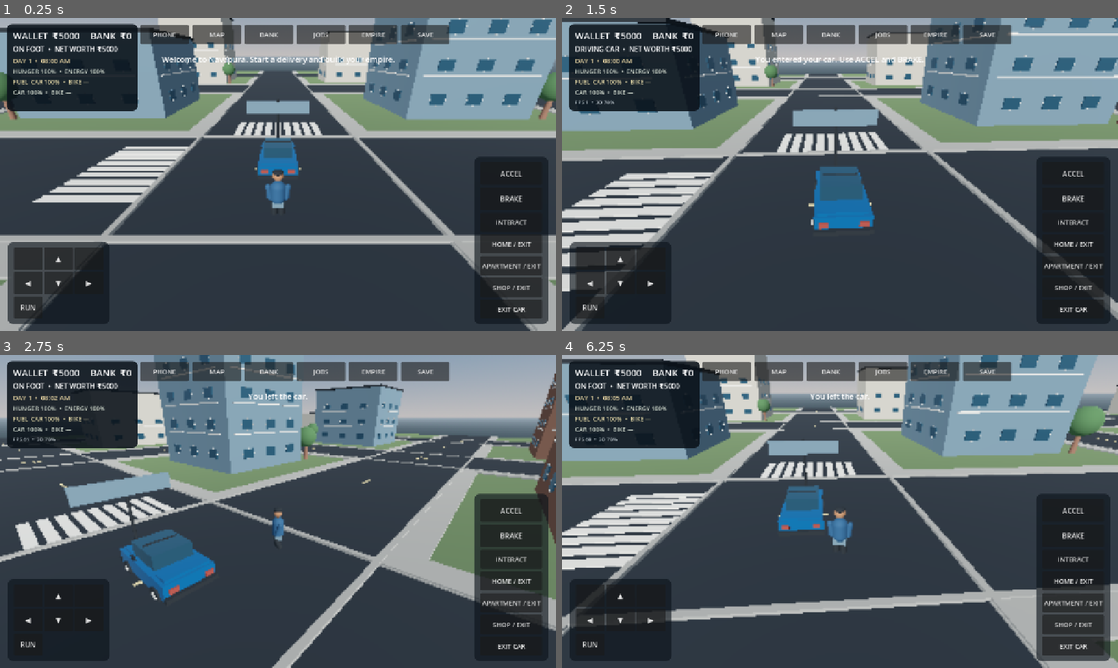
Above: before the commit, frames 1-4 (two rows, left to right).
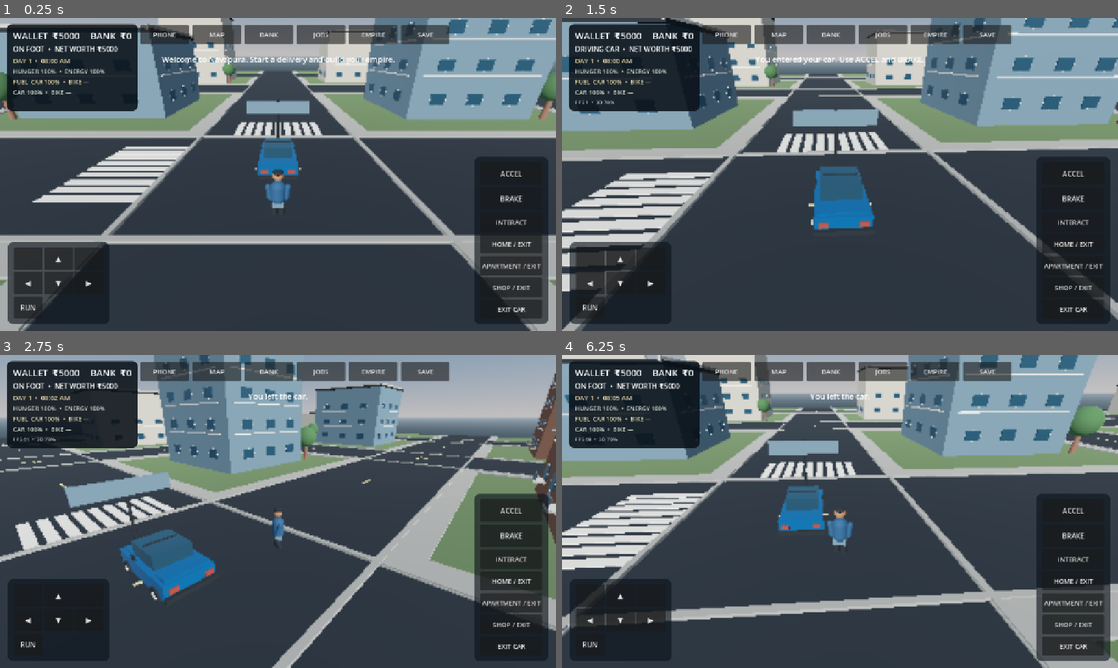
Above: after the commit, the same moments.

Repository: g82202773-coder/-blue-orbit-731
Game: Godot game, scene res://scenes/main.tscn
Same seed, same stepped clock (60 frames per second), same inputs: the game is played once before the commit and once after it.
Inputs (mouse positions are in pixels of both pictures, inside the frame that each line leads up to):
- Up to frame 1 (0.25 s): no input
- Up to frame 2 (1.5 s): move the mouse to (962, 158) at 0.52 s; hold D (move_right) 0.53-1.25 s; tap E (interact) at 0.6 s; click (962, 158) at 0.67 s; drag from (728, 190) to (812, 237) at 1.27 s
- Up to frame 3 (2.75 s): move the mouse to (333, 442) at 2.02 s; hold D (move_right) from 2.03 s (still down); tap E (interact) at 2.1 s
- Up to frame 4 (6.25 s): release D (move_right) at 2.75 s; drag from (812, 574) to (673, 464) at 2.77 s; move the mouse to (1006, 558) at 3.52 s; hold A (move_left) 3.53-4.25 s; tap E (interact) at 3.6, 5.1 s; drag from (673, 464) to (756, 433) at 4.27 s; move the mouse to (867, 511) at 5.02 s; hold S (move_back) 5.03-5.75 s; click (867, 511) at 5.17 s; drag from (756, 433) to (728, 527) at 5.77 s

The runs differ from the first frame. In frame 1, 0.1% of the frame differs, in the area x 0-63%, y 1-7%; in frame 2, 0.1%; in frame 3, 0.2%; in frame 4, 0.3%, in the area x 0-63%, y 0-6%.

Commit message:
Enhance Navapura buildings with balconies, AC units and rooftop parapets

Diff:
--- a/scripts/main.gd
+++ b/scripts/main.gd
@@ -32,6 +32,11 @@
 var window_transforms: Array[Transform3D] = []
 var trim_transforms: Array[Transform3D] = []
 var facade_frame_transforms: Array[Transform3D] = []
+var balcony_slab_transforms: Array[Transform3D] = []
+var balcony_rail_transforms: Array[Transform3D] = []
+var balcony_bar_transforms: Array[Transform3D] = []
+var ac_unit_transforms: Array[Transform3D] = []
+var roof_parapet_transforms: Array[Transform3D] = []
 var lane_transforms: Array[Transform3D] = []
 var crosswalk_transforms: Array[Transform3D] = []
 var player: CharacterBody3D
@@ -192,6 +197,9 @@
         "blue": _material(Color("#718b99"), 0.78),
         "brick": _material(Color("#956c58"), 0.95),
         "glass": _material(Color("#315b70"), 0.18),
+        "metal": _material(Color("#59636a"), 0.58),
+        "balcony": _material(Color("#d7d3c9"), 0.72),
+        "ac": _material(Color("#d9dedf"), 0.76),
         "dark": _material(Color("#282d31"), 0.9),
         "green": _material(Color("#557d50"), 1.0),
         "skin": _material(Color("#b9825e"), 0.8),
@@ -767,6 +775,12 @@
     body.add_child(shape_node)
     _box_mesh(body, size, Vector3.ZERO, facade, "BuildingFacade")
     _box_mesh(body, Vector3(size.x + 0.35, 0.35, size.z + 0.35), Vector3(0.0, size.y * 0.5 + 0.18, 0.0), mats["dark"], "Roof")
+    var parapet_y := size.y * 0.5 + 0.42
+    roof_parapet_transforms.append(Transform3D(Basis.IDENTITY, center + Vector3(0.0, parapet_y, -size.z * 0.5)))
+    roof_parapet_transforms.append(Transform3D(Basis.IDENTITY, center + Vector3(0.0, parapet_y, size.z * 0.5)))
+    var roof_side_basis := Basis(Vector3.UP, PI * 0.5)
+    roof_parapet_transforms.append(Transform3D(roof_side_basis, center + Vector3(-size.x * 0.5, parapet_y, 0.0)))
+    roof_parapet_transforms.append(Transform3D(roof_side_basis, center + Vector3(size.x * 0.5, parapet_y, 0.0)))
     add_child(body)
 
     # Repeated facade elements are GPU-instanced across the whole city sector.
@@ -784,12 +798,21 @@
                 Transform3D(side_basis, center + Vector3(-size.x * 0.5 - 0.045, wy, wz)),
                 Transform3D(side_basis, center + Vector3(size.x * 0.5 + 0.045, wy, wz))
             ]
-            for face in window_faces:
+            for face_index in range(window_faces.size()):
+                var face: Transform3D = window_faces[face_index]
                 window_transforms.append(face)
                 facade_frame_transforms.append(Transform3D(face.basis, face.origin + face.basis * Vector3(0.0, 0.59, 0.0)))
                 facade_frame_transforms.append(Transform3D(face.basis, face.origin + face.basis * Vector3(0.0, -0.59, 0.0)))
                 facade_frame_transforms.append(Transform3D(face.basis, face.origin + face.basis * Vector3(-0.82, 0.0, 0.0)))
                 facade_frame_transforms.append(Transform3D(face.basis, face.origin + face.basis * Vector3(0.82, 0.0, 0.0)))
+                if face_index == 0 and row == 0 and column != 1 and index % 2 == 0:
+                    balcony_slab_transforms.append(Transform3D(face.basis, face.origin + face.basis * Vector3(0.0, -0.72, -0.28)))
+                    balcony_rail_transforms.append(Transform3D(face.basis, face.origin + face.basis * Vector3(0.0, -0.12, -0.53)))
+                    for bar_index in range(5):
+                        var bar_x := -0.72 + float(bar_index) * 0.36
+                        balcony_bar_transforms.append(Transform3D(face.basis, face.origin + face.basis * Vector3(bar_x, -0.42, -0.53)))
+                elif face_index == 0 and row == 1 and column == 1 and index % 3 == 0:
+                    ac_unit_transforms.append(Transform3D(face.basis, face.origin + face.basis * Vector3(0.0, -0.88, -0.20)))
         if row > 0:
             var trim_y := -size.y * 0.5 + 1.0 + float(row) * 3.2
             trim_transforms.append(Transform3D(Basis.IDENTITY, center + Vector3(0.0, trim_y, -size.z * 0.5 - 0.02)))
@@ -825,6 +848,21 @@
     var frame_mesh := BoxMesh.new()
     frame_mesh.size = Vector3(0.09, 0.09, 0.13)
     _create_multimesh_batch(frame_mesh, mats["white"], facade_frame_transforms, "InstancedWindowFrames")
+    var balcony_slab := BoxMesh.new()
+    balcony_slab.size = Vector3(1.95, 0.12, 0.62)
+    _create_multimesh_batch(balcony_slab, mats["balcony"], balcony_slab_transforms, "InstancedBalconyFloors")
+    var balcony_rail := BoxMesh.new()
+    balcony_rail.size = Vector3(1.95, 0.09, 0.09)
+    _create_multimesh_batch(balcony_rail, mats["metal"], balcony_rail_transforms, "InstancedBalconyRails")
+    var balcony_bar := BoxMesh.new()
+    balcony_bar.size = Vector3(0.055, 0.58, 0.055)
+    _create_multimesh_batch(balcony_bar, mats["metal"], balcony_bar_transforms, "InstancedBalconyBars")
+    var ac_mesh := BoxMesh.new()
+    ac_mesh.size = Vector3(0.95, 0.48, 0.38)
+    _create_multimesh_batch(ac_mesh, mats["ac"], ac_unit_transforms, "InstancedAirConditioners")
+    var parapet_mesh := BoxMesh.new()
+    parapet_mesh.size = Vector3(13.5, 0.48, 0.22)
+    _create_multimesh_batch(parapet_mesh, mats["cream"], roof_parapet_transforms, "InstancedRoofParapets")
 
 func _build_road_markings() -> void:
     var dash := BoxMesh.new()
